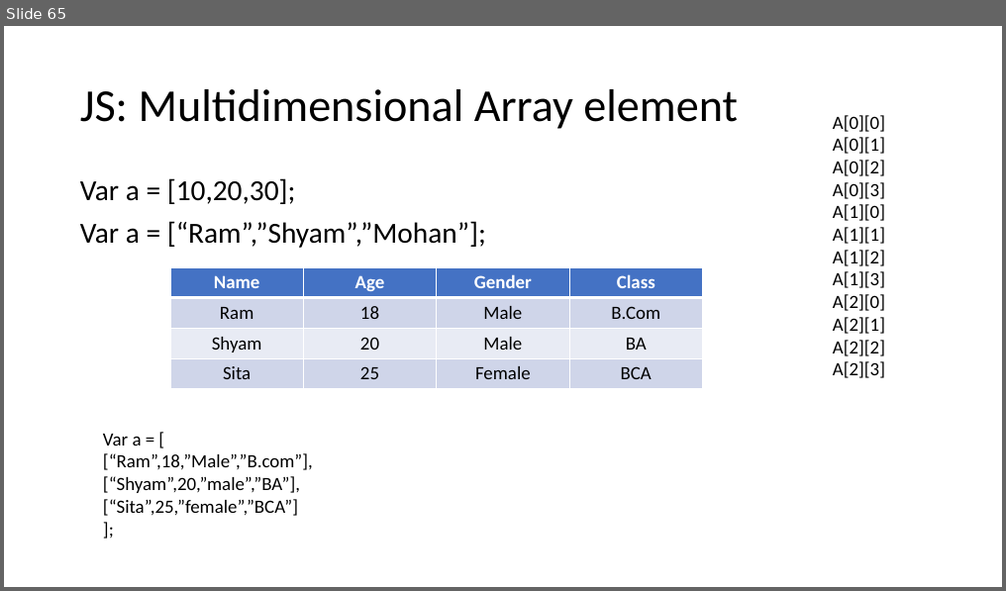
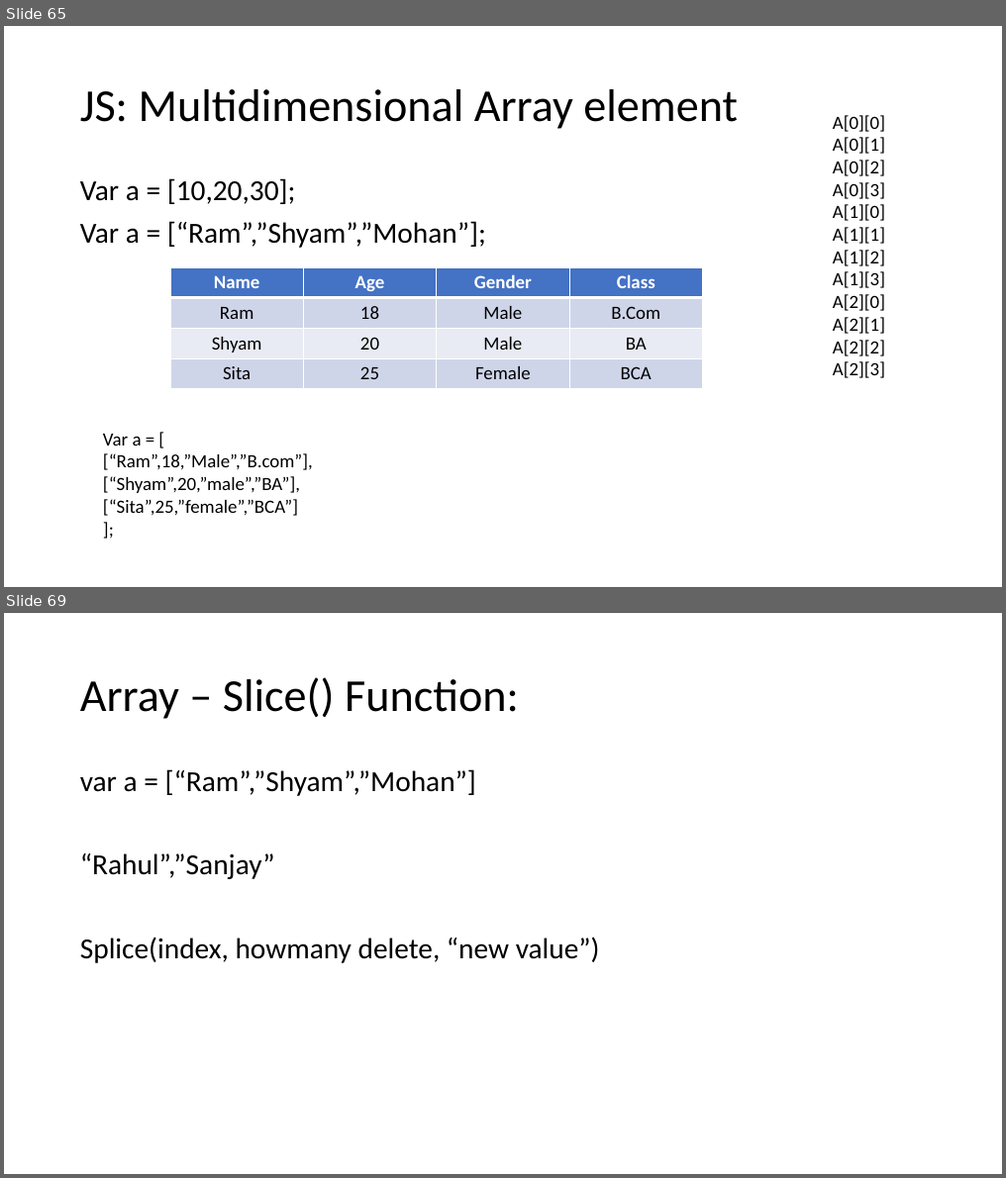
Before and after one commit to PiyushChaturvedii/Batch04, a slide deck: JavaScript.pptx. Shown one above the other, each under a label of ours: slide 65 before the commit, slides 65 and 69 after it; the slides between them are not shown. The pictures are 1006x591 and 1006x1178 pixels, drawn with LibreOffice and Linux fonts; fonts in the diff are those of the drawing. Boxes give left, top, right and bottom in pixels: in the first picture for what was removed or moved away, otherwise in the second. Text is boxed around its words. In the diff, an @@ line names an element or a change of style, - is before the commit and + after.

Commit message:
arrayMethod

```diff
--- a/JavaScript.pptx
+++ b/JavaScript.pptx
@@ slide 69 added at (x1=4, y1=613, x2=1002, y2=1174), background #FFFFFF @@
@@ title added at (x1=80, y1=677, x2=519, y2=719), 44 pt, text #000000 @@
+Array – Slice() Function:
@@ text added at (x1=80, y1=769, x2=600, y2=963), 28 pt, text #000000 @@
+var a = [“Ram”,”Shyam”,”Mohan”]
+“Rahul”,”Sanjay”
+Splice(index, howmany delete, “new value”)
```
Also in this commit, not shown: 4 other slides added, 2 other files.
